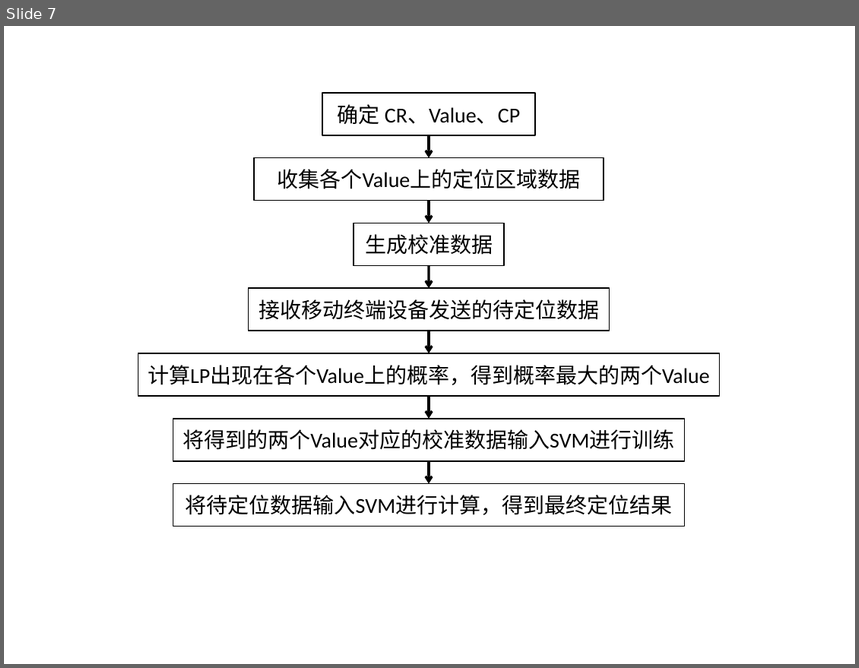
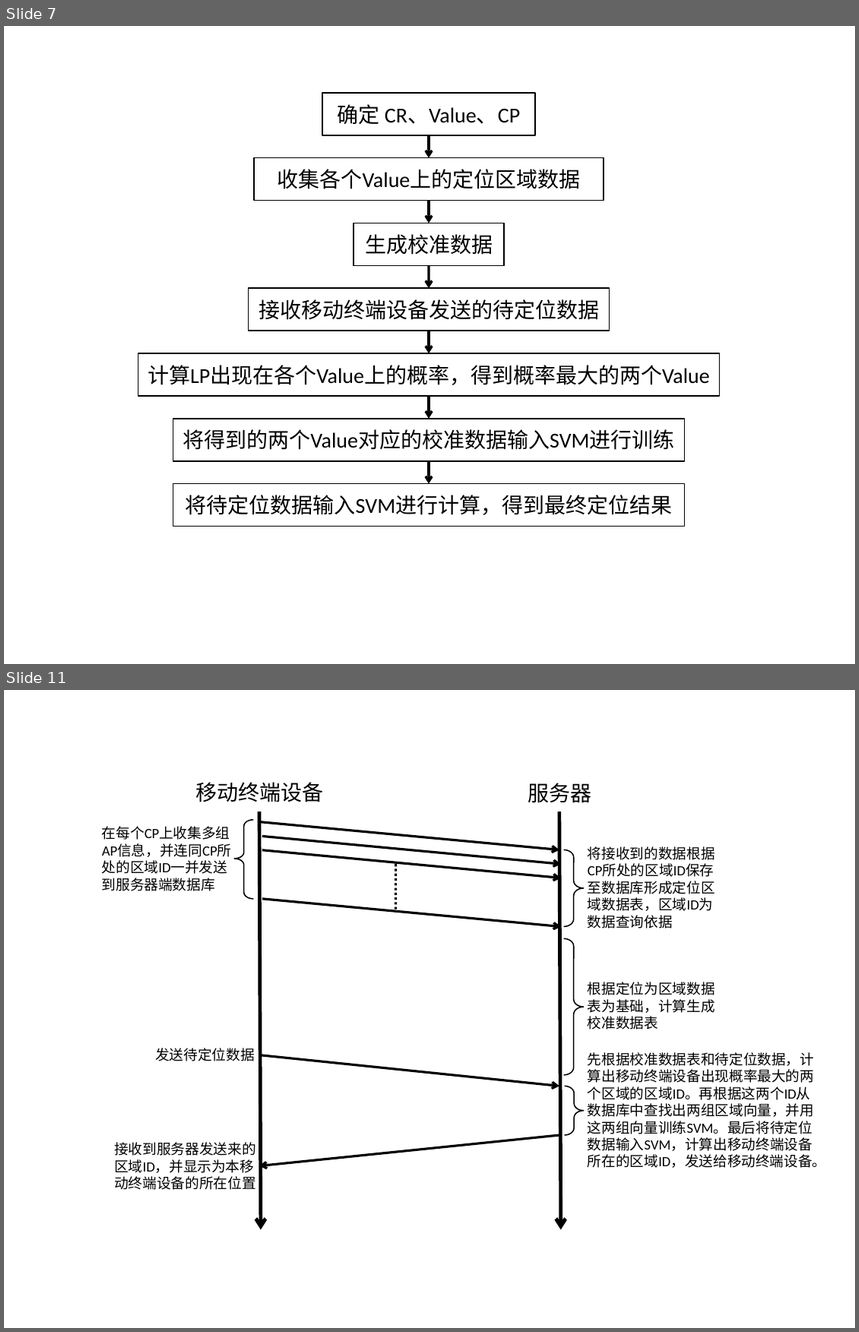
Before and after one commit to zhutao/MyDoc, a slide deck: WifiCalibration/ppt.pptx. Shown one above the other, each under a label of ours: slide 7 before the commit, slides 7 and 11 after it; the slides between them are not shown. The pictures are 859x668 and 859x1332 pixels, drawn with LibreOffice and Linux fonts; fonts in the diff are those of the drawing. Boxes give left, top, right and bottom in pixels: in the first picture for what was removed or moved away, otherwise in the second. Text is boxed around its words. In the diff, an @@ line names an element or a change of style, - is before the commit and + after.

```diff
--- a/WifiCalibration/ppt.pptx
+++ b/WifiCalibration/ppt.pptx
@@ slide 11 added at bbox=[4, 690, 855, 1328], background #FFFFFF @@
@@ text added at bbox=[196, 782, 324, 802], 18 pt, text #000000 @@
+移动终端设备
@@ text added at bbox=[528, 783, 591, 803], 18 pt, text #000000 @@
+服务器
@@ text added at bbox=[102, 826, 232, 857], 12 pt, text #000000 @@
+在每个CP上收集多组AP信息，并连同CP所处的区域ID一并发送到服务器端数据库
@@ left brace added at bbox=[235, 819, 253, 898], outline #000000 1 pt @@
@@ arrow added from (259, 812) to (261, 1230), #000000 3 pt @@
@@ arrow added from (261, 822) to (560, 850), #000000 2 pt @@
@@ arrow added from (560, 812) to (560, 1230), #000000 3 pt @@
@@ arrow added from (262, 837) to (560, 865), #000000 2 pt @@
@@ text added at bbox=[588, 847, 715, 911], 12 pt, text #000000 @@
+将接收到的数据根据CP所处的区域ID保存至数据库形成定位区域数据表，区域ID为数据查询依据
@@ arrow added from (262, 850) to (560, 878), #000000 2 pt @@
@@ line added from (395, 865) to (395, 911), #000000 2 pt dashed @@
@@ right brace added at bbox=[564, 850, 584, 926], outline #000000 1 pt @@
@@ arrow added from (262, 898) to (560, 926), #000000 2 pt @@
@@ right brace added at bbox=[564, 939, 584, 1075], outline #000000 1 pt @@
@@ text added at bbox=[588, 982, 715, 1030], 12 pt, text #000000 @@
+根据定位为区域数据表为基础，计算生成校准数据表
@@ text added at bbox=[155, 1048, 255, 1062], 12 pt, text #000000 @@
+发送待定位数据
@@ text added at bbox=[588, 1053, 827, 1168], 12 pt, text #000000 @@
+先根据校准数据表和待定位数据，计算出移动终端设备出现概率最大的两个区域的区域ID。再根据这两个ID从数据库中查找出两组区域向量，并用这两组向量训练SVM。最后将待定位数据输入SVM，计算出移动终端设备所在的区域ID，发送给移动终端设备。
@@ arrow added from (261, 1055) to (560, 1087), #000000 2 pt @@
@@ right brace added at bbox=[565, 1087, 584, 1136], outline #000000 1 pt @@
@@ text added at bbox=[114, 1142, 256, 1190], 12 pt, text #000000 @@
+接收到服务器发送来的区域ID，并显示为本移动终端设备的所在位置
@@ arrow added from (560, 1135) to (259, 1166), #000000 2 pt @@
```
Also in this commit, not shown: 6 other slides added, 1 other file.
